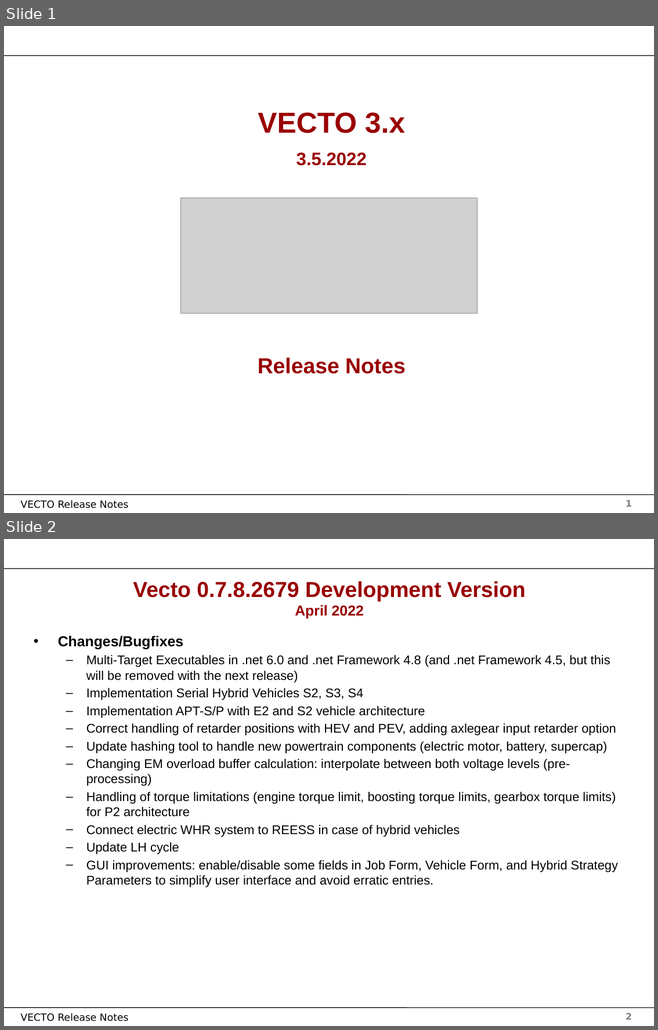
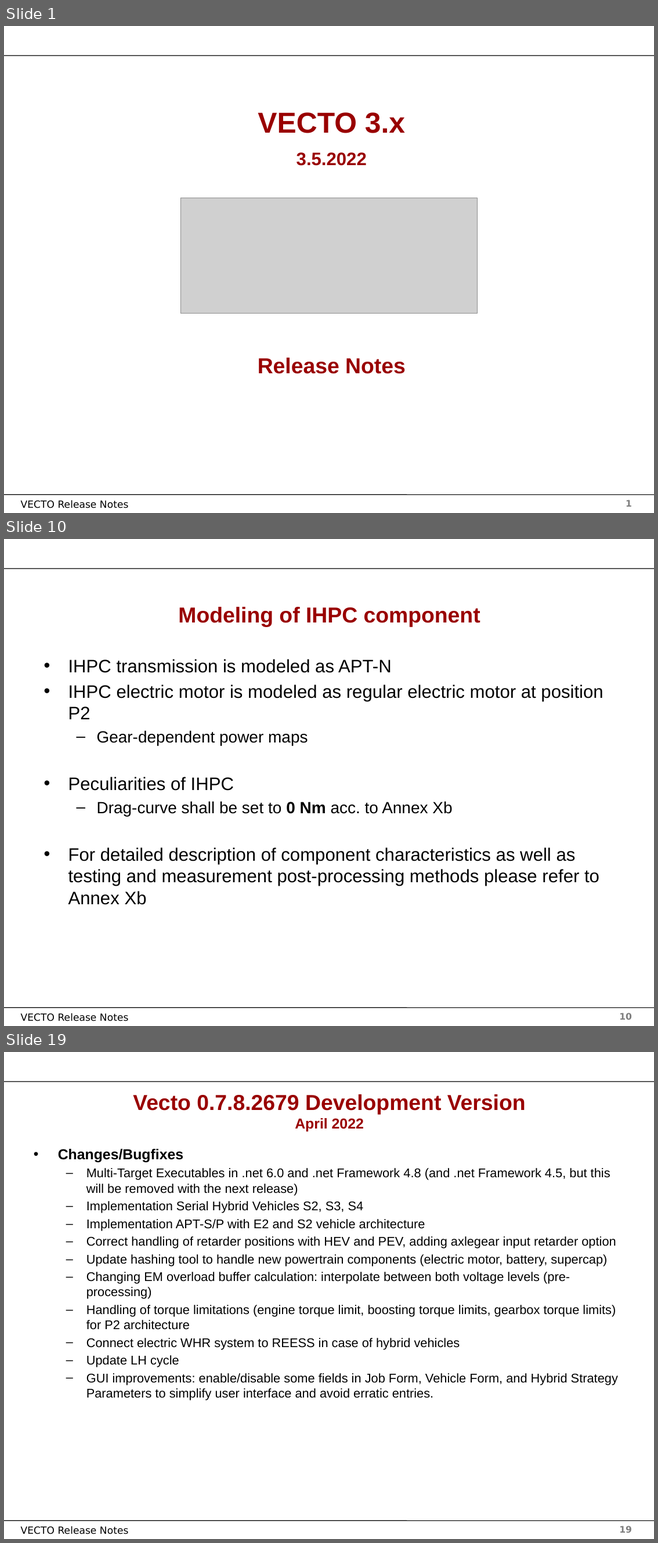
Before and after one commit to tanawadeatharva/BharatVECTO, a slide deck: Documentation/User Manual Source/Release Notes Vecto3.x.pptx. Shown one above the other, each under a label of ours: slides 1 and 2 before the commit, slides 1, 10 and 19 after it; the slides between them are not shown. The pictures are 658x1030 and 658x1543 pixels, drawn with LibreOffice and Linux fonts; fonts in the diff are those of the drawing; grey boxes stand for pictures; background and template pictures are left out. Boxes give left, top, right and bottom in pixels: in the first picture for what was removed or moved away, otherwise in the second. Text is boxed around its words. In the diff, an @@ line names an element or a change of style, - is before the commit and + after.

```diff
--- a/Documentation/User Manual Source/Release Notes Vecto3.x.pptx
+++ b/Documentation/User Manual Source/Release Notes Vecto3.x.pptx
@@ slide 10 added at (x1=4, y1=539, x2=654, y2=1026), background #FFFFFF; not listed: 4 template elements that a slide beside it also shows @@
@@ title added at (x1=178, y1=607, x2=480, y2=627), 24 pt, text #990000, bold @@
+Modeling of IHPC component
@@ text added at (x1=68, y1=659, x2=603, y2=905), 20 pt, text #000000 @@
+• IHPC transmission is modeled as APT-N
+• IHPC electric motor is modeled as regular electric motor at position P2
+  – Gear-dependent power maps
+• Peculiarities of IHPC
+  – Drag-curve shall be set to 0 Nm acc. to Annex Xb
+• For detailed description of component characteristics as well as
+  testing and measurement post-processing methods please refer to Annex Xb
@@ what was slide 2 is now slide 19 @@
@@ page number at (x1=619, y1=1526, x2=632, y2=1533): text changed @@
-2
+19
```
Also in this commit, not shown: 1 slide changed, 16 other slides added.
